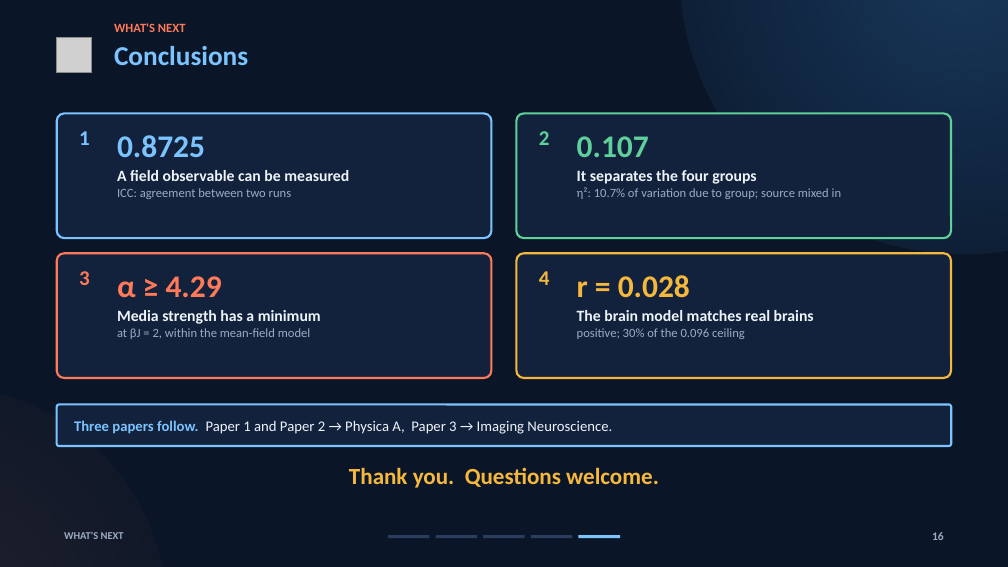
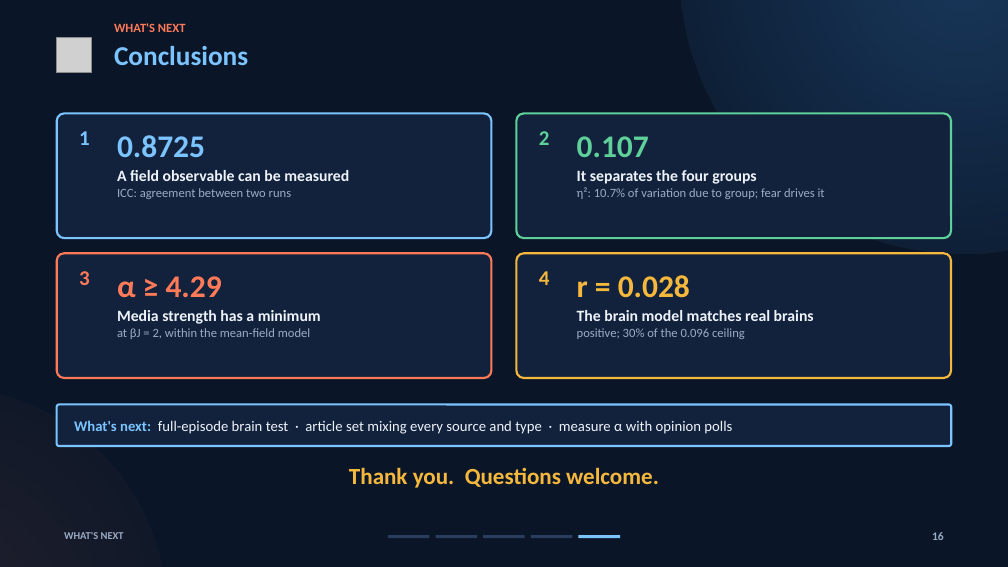
Before and after one commit to brn-mwai/monarch, a slide deck: slide 16 of docs/defence/Monarch_Defence_Deck_Script.pptx. Drawn at 1008x567 pixels with LibreOffice and Linux fonts; fonts in the diff are those of the drawing; grey boxes stand for pictures. Boxes give left, top, right and bottom in pixels: in the first picture for what was removed or moved away, otherwise in the second. Text is boxed around its words. In the diff, an @@ line names an element or a change of style, - is before the commit and + after.

```diff
--- a/docs/defence/Monarch_Defence_Deck_Script.pptx
+++ b/docs/defence/Monarch_Defence_Deck_Script.pptx
@@ text at bbox=[577, 187, 825, 199]: text changed @@
-η²: 10.7% of variation due to group; source mixed in
+η²: 10.7% of variation due to group; fear drives it
@@ text in rounded rectangle at bbox=[74, 420, 732, 434]: text changed @@
-Three papers follow. Paper 1 and Paper 2 → Physica A, Paper 3 → Imaging Neuroscience.
+What's next: full-episode brain test · article set mixing every source and type · measure α with opinion polls
```
Also in this commit, not shown: 6 other slides changed, 46 other files.
